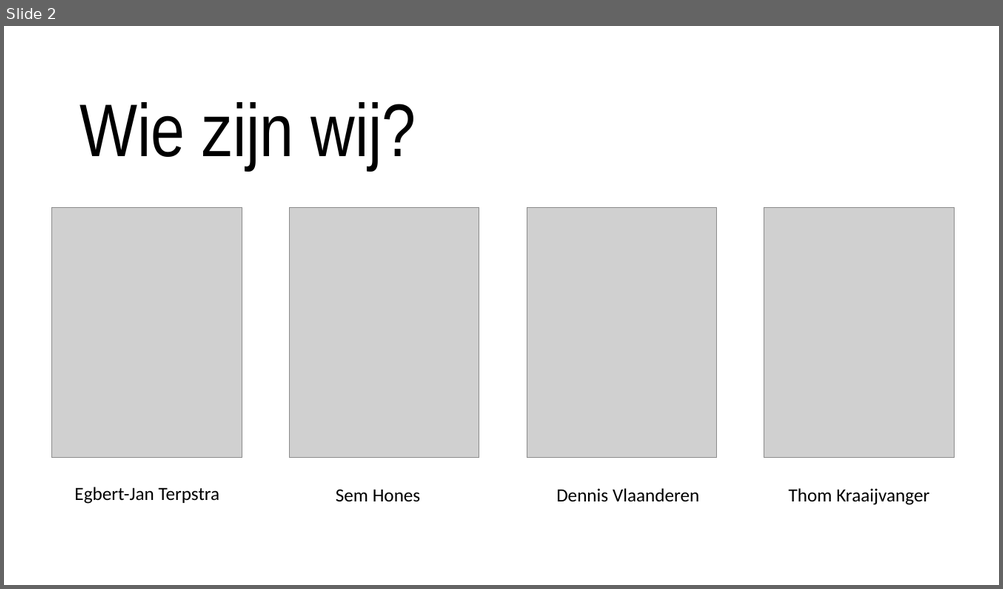
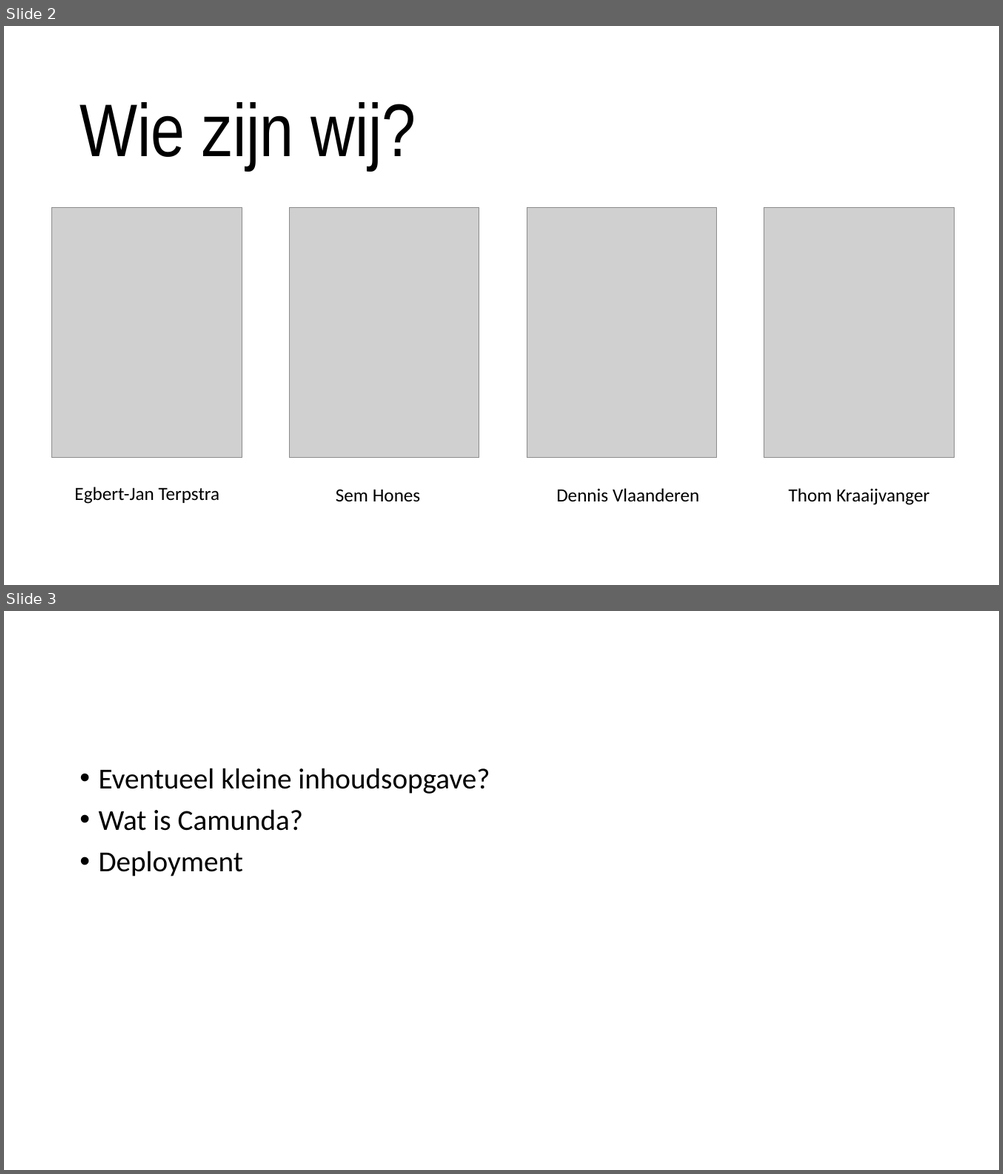
Before and after one commit to DennisVlaanderen/camunda-hands-on-workshop, a slide deck: Presentatie/Camunda_Brooks_JDI.pptx. Shown one above the other, each under a label of ours: slide 2 before the commit, slides 2 and 3 after it. The pictures are 1003x589 and 1003x1174 pixels, drawn with LibreOffice and Linux fonts; fonts in the diff are those of the drawing; grey boxes stand for pictures. Boxes give left, top, right and bottom in pixels: in the first picture for what was removed or moved away, otherwise in the second. Text is boxed around its words. In the diff, an @@ line names an element or a change of style, - is before the commit and + after.

Commit message:
Presentatie deployment toegevoegd

```diff
--- a/Presentatie/Camunda_Brooks_JDI.pptx
+++ b/Presentatie/Camunda_Brooks_JDI.pptx
@@ slide 3 added at <box>4,611,999,1170</box>, background #FFFFFF @@
@@ text added at <box>99,768,489,877</box>, 28 pt, text #000000 @@
+• Eventueel kleine inhoudsopgave?
+• Wat is Camunda?
+• Deployment
```
Also in this commit, not shown: 1 slide changed, 2 other slides added.
